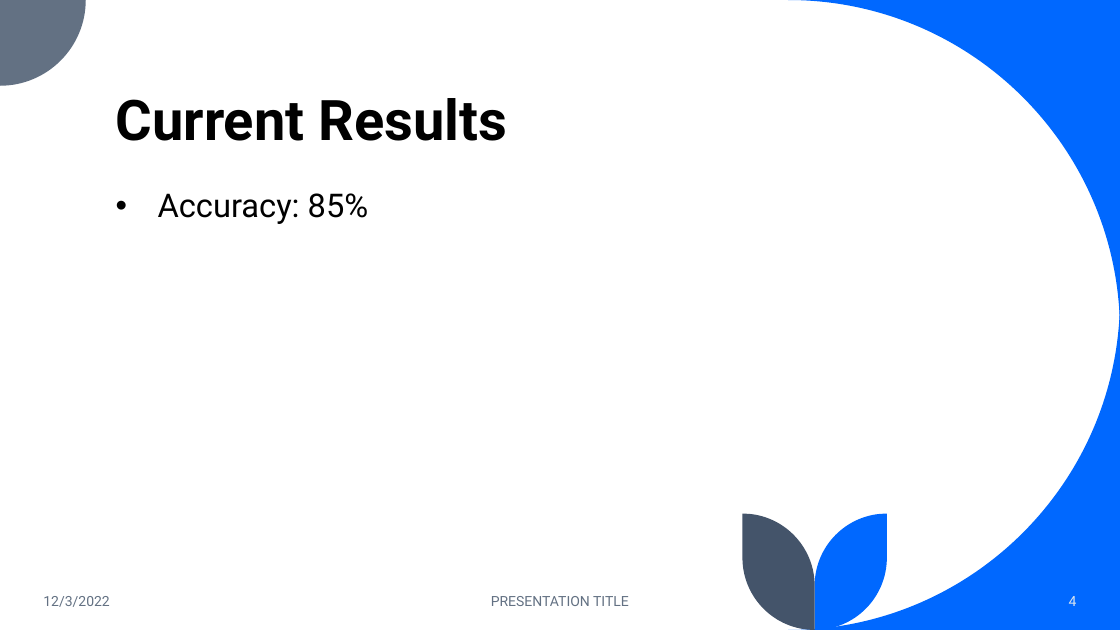
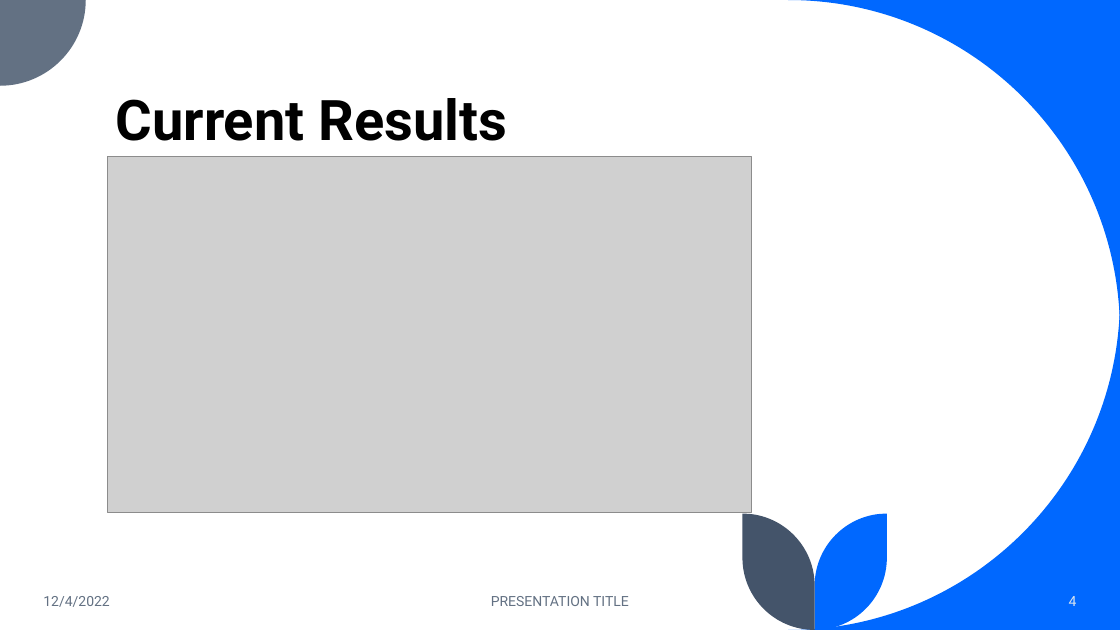
Before and after one commit to KhoaaaBui/HousePricePredictor, a slide deck: slide 4 of Housing Prices – Multivariable Regression.pptx. Drawn at 1120x630 pixels with LibreOffice and Linux fonts; fonts in the diff are those of the drawing; grey boxes stand for pictures. Boxes give left, top, right and bottom in pixels: in the first picture for what was removed or moved away, otherwise in the second. Text is boxed around its words. In the diff, an @@ line names an element or a change of style, - is before the commit and + after.

```diff
--- a/Housing Prices – Multivariable Regression.pptx
+++ b/Housing Prices – Multivariable Regression.pptx
@@ picture added at (108,157,752,513) @@
@@ text removed at (158,193,369,224) @@
-• Accuracy: 85%
@@ text at (43,596,110,607): text changed @@
-12/3/2022
+12/4/2022
```
Also in this commit, not shown: 4 other slides changed, 1 slide added, 1 other file.
